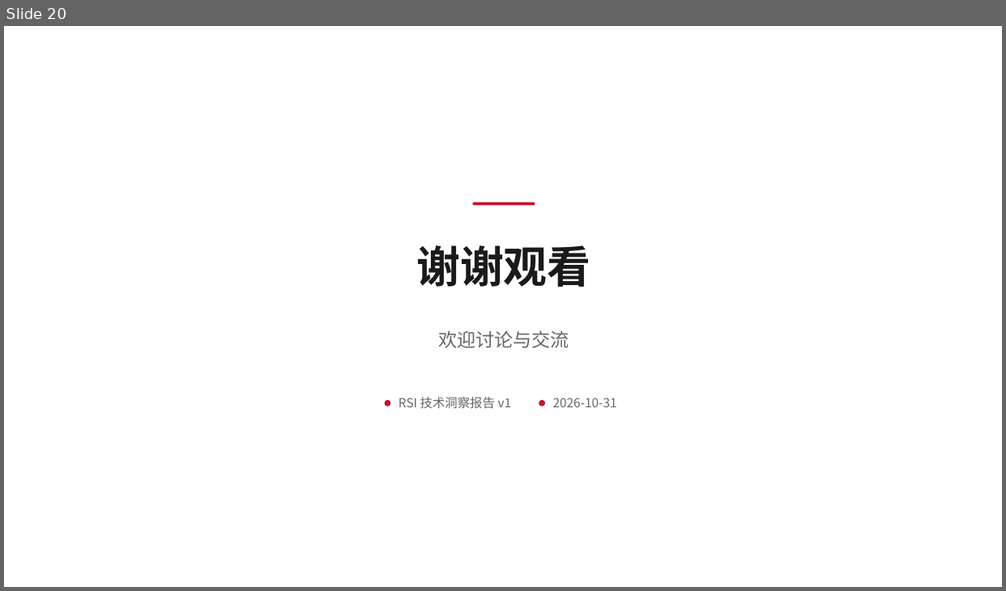
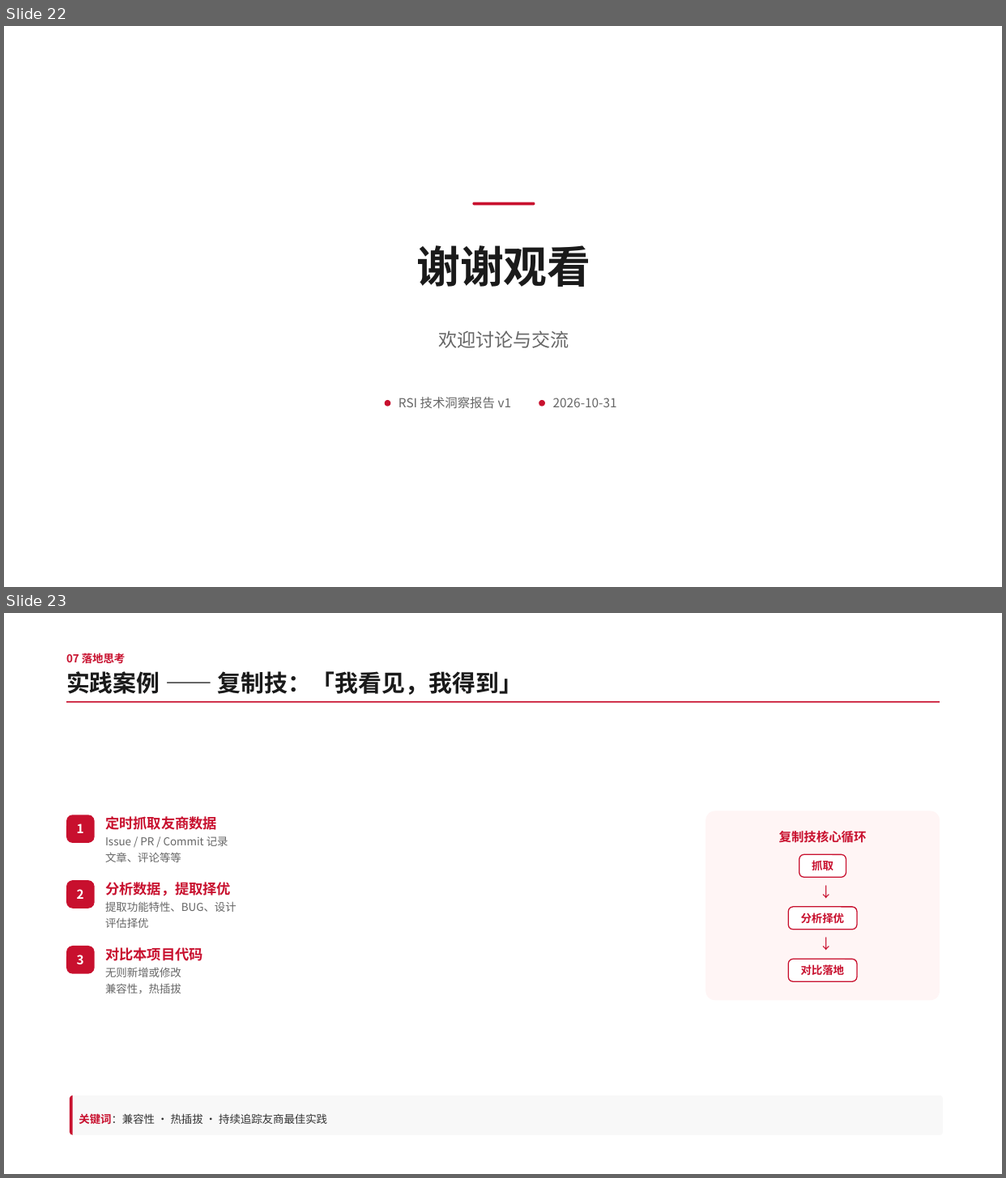
Before and after one commit to lucky110100/yoskills, a slide deck: docs/common/RSI-技术分享PPT/RSI-技术分享.pptx. Shown one above the other, each under a label of ours: slide 20 before the commit, slides 22 and 23 after it. The pictures are 1006x591 and 1006x1178 pixels, drawn with LibreOffice and Linux fonts; fonts in the diff are those of the drawing. Boxes give left, top, right and bottom in pixels: in the first picture for what was removed or moved away, otherwise in the second. Text is boxed around its words. In the diff, an @@ line names an element or a change of style, - is before the commit and + after.

Commit message:
docs: 修改RSI技术分享文档

```diff
--- a/docs/common/RSI-技术分享PPT/RSI-技术分享.pptx
+++ b/docs/common/RSI-技术分享PPT/RSI-技术分享.pptx
@@ slide 23 added at (4,613,1002,1174), background #FFFFFF @@
@@ text added at (66,653,126,663), 10.5 pt, text #C8102E, bold @@
+07 落地思考
@@ text added at (66,671,522,695), 22.5 pt, text #1A1A1A, bold @@
+实践案例 —— 复制技：「我看见，我得到」
@@ rectangle added at (66,701,940,703), fill #C8102E @@
@@ rounded rectangle added at (66,815,95,844), fill #C8102E @@
@@ text added at (77,824,84,833), 12 pt, text #FFFFFF, bold @@
+1
@@ text added at (105,816,217,830), 13.5 pt, text #C8102E, bold @@
+定时抓取友商数据
@@ rounded rectangle added at (706,811,940,1001), fill #FFF5F5 @@
@@ text added at (779,831,867,843), 12 pt, text #C8102E, bold @@
+复制技核心循环
@@ text added at (105,837,228,846), 10.5 pt, text #666666 @@
+Issue / PR / Commit 记录
@@ text added at (105,852,181,862), 10.5 pt, text #666666 @@
+文章、评论等等
@@ rounded rectangle added at (799,855,846,877), fill #FFFFFF, outline #C8102E 1 pt @@
@@ text added at (812,860,833,871), 10.5 pt, text #C8102E, bold @@
+抓取
@@ rounded rectangle added at (66,880,95,909), fill #C8102E @@
@@ text added at (77,889,84,899), 12 pt, text #FFFFFF, bold @@
+2
@@ text added at (105,882,231,897), 13.5 pt, text #C8102E, bold @@
+分析数据，提取择优
@@ text added at (105,901,236,912), 10.5 pt, text #666666 @@
+提取功能特性、BUG、设计
@@ text added at (820,884,827,901), 13.5 pt, text #C8102E @@
+↓
@@ text added at (105,918,149,928), 10.5 pt, text #666666 @@
+评估择优
@@ rounded rectangle added at (789,907,858,930), fill #FFFFFF, outline #C8102E 1 pt @@
@@ text added at (801,913,845,924), 10.5 pt, text #C8102E, bold @@
+分析择优
@@ rounded rectangle added at (66,946,95,974), fill #C8102E @@
@@ text added at (105,948,203,961), 13.5 pt, text #C8102E, bold @@
+对比本项目代码
@@ text added at (820,935,827,953), 13.5 pt, text #C8102E @@
+↓
@@ text added at (77,955,84,965), 12 pt, text #FFFFFF, bold @@
+3
@@ text added at (105,967,181,977), 10.5 pt, text #666666 @@
+无则新增或修改
@@ rounded rectangle added at (789,959,858,982), fill #FFFFFF, outline #C8102E 1 pt @@
@@ text added at (801,965,845,975), 10.5 pt, text #C8102E, bold @@
+对比落地
@@ text added at (105,983,181,994), 10.5 pt, text #666666 @@
+兼容性，热插拔
@@ rounded rectangle added at (70,1096,944,1135), fill #F8F8F8 @@
@@ freeform shape added at (70,1096,944,1135), fill #C8102E @@
@@ text added at (79,1114,327,1125), 10.5 pt, text #333333 @@
+关键词：兼容性 · 热插拔 · 持续追踪友商最佳实践
@@ what was slide 20 is now slide 22 @@
```
Also in this commit, not shown: 4 slides changed, 5 other slides added, 9 other files.
